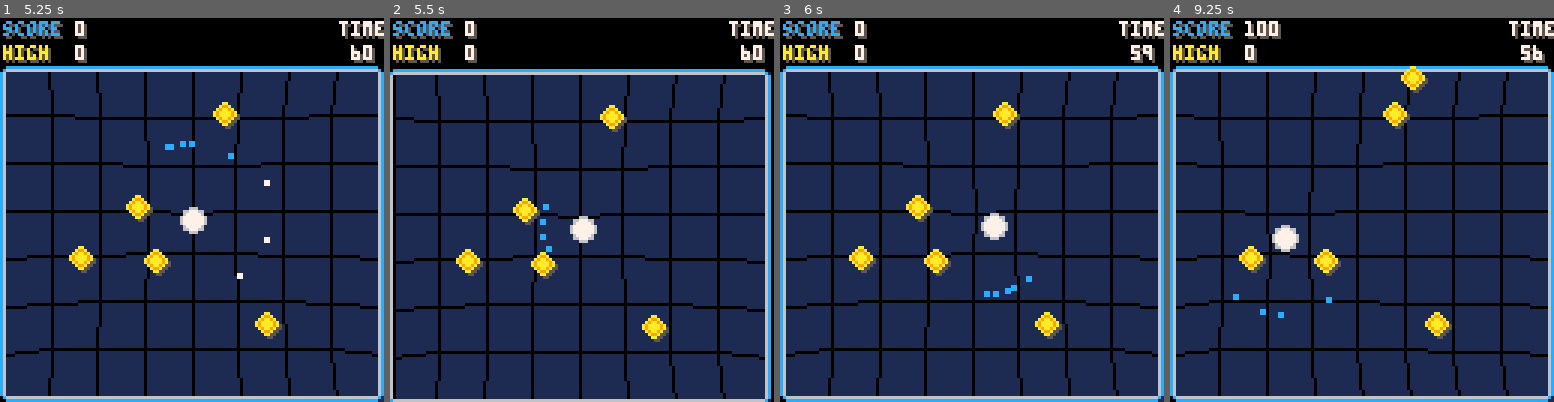
Above: before the commit, frames 1-4 (left to right).
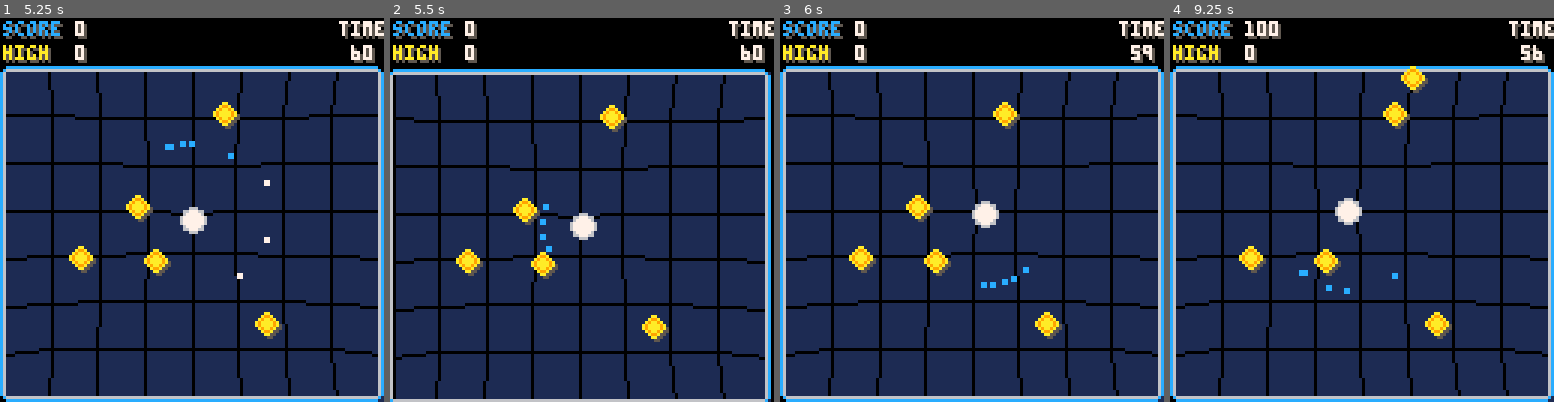
Above: after the commit, the same moments.

Repository: tesselode/netty
Game: PICO-8 cartridge netty.p8
The game is run twice, just before and just after one commit, with the same random seed, the same clock (stepped at 60 frames per second) and the same inputs.
Inputs:
- Up to frame 1 (5.25 s): tap O (Z key) at 0.7, 1.7, 2.1, 2.5, 2.9, 3.3, 3.7, 4.1, 4.5, 4.9 s; hold Right 1.6-2.1 s; hold Up 2.15-2.42 s; hold Right 2.47-3.03 s; hold Left 3.08-3.58 s; hold Down 3.63-3.97 s; hold Right 4.02-4.68 s; hold Up 4.73-5.03 s; hold Left from 5.08 s (still down)
- Up to frame 2 (5.5 s): keep holding Left; tap O (Z key) at 5.3 s
- Up to frame 3 (6 s): release Left at 5.68 s; tap O (Z key) at 5.7 s; hold Down from 5.73 s (still down)
- Up to frame 4 (9.25 s): release Down at 6.03 s; hold Right 6.08-6.58 s; tap O (Z key) every 0.4 s from 6.1 to 8.9 s; hold Right 6.63-7.13 s; hold Up 7.18-7.45 s; hold Right 7.5-8.07 s; hold Left 8.12-8.62 s; hold Down 8.67-9 s; hold Right from 9.05 s (still down)

Frame 1 is identical in both runs. In frame 2, 0.2% of the frame differs, in the area x 46-54%, y 50-59%; in frame 3, 1.1%; in frame 4, 6.3%, in the area x 6-97%, y 17-97%.

Commit message:
simplify launching physics

Diff:
--- a/netty.p8
+++ b/netty.p8
@@ -211,8 +211,8 @@
    else
     angle = atan2(self.vx, self.vy)
    end
-   self.vx += self.launchspeed * cos(angle) * self.charge
-   self.vy += self.launchspeed * sin(angle) * self.charge
+   self.vx = self.launchspeed * cos(angle) * self.charge
+   self.vy = self.launchspeed * sin(angle) * self.charge
    score.multiplier = 1
 
    -- effects
